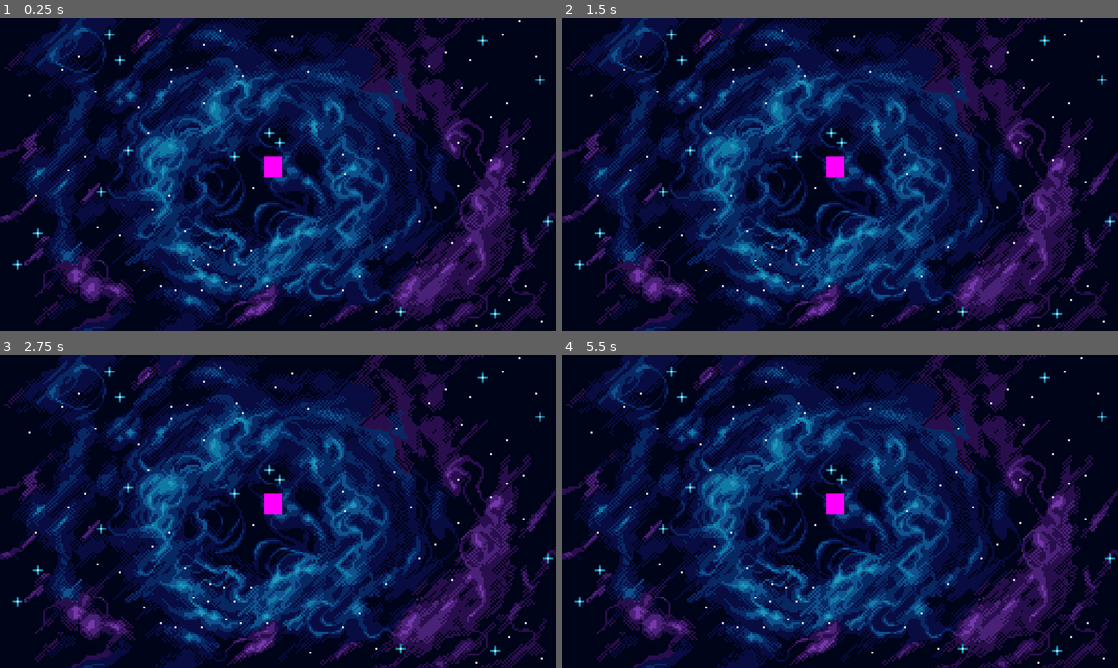
Above: before the commit, frames 1-4 (two rows, left to right).
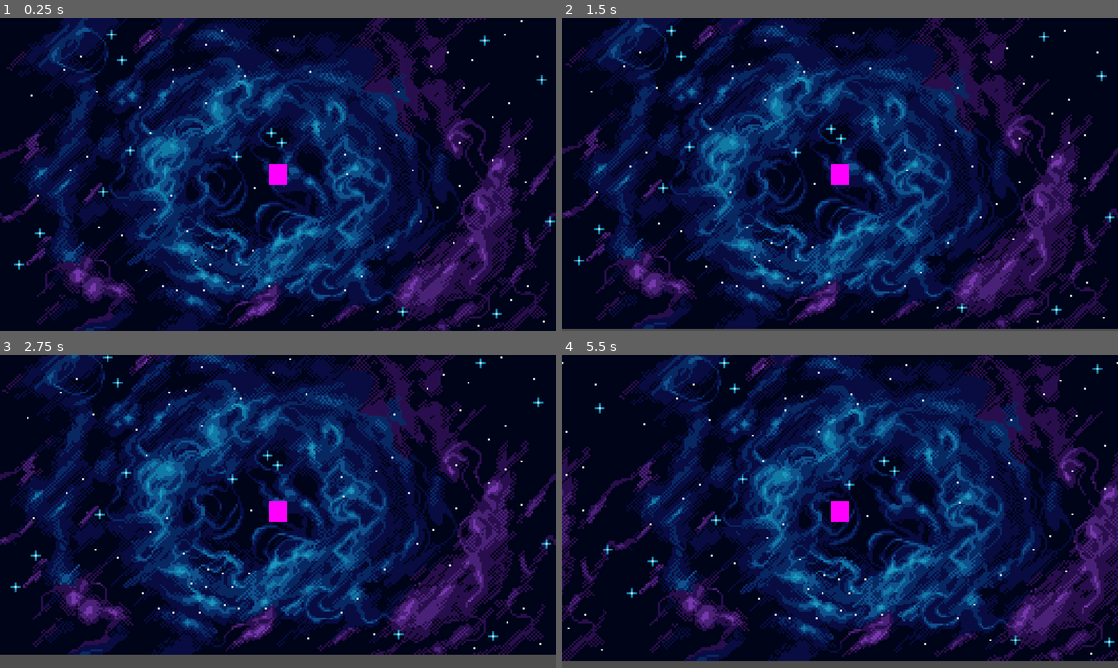
Above: after the commit, the same moments.

Repository: M-a-b-e-l/CISC2540---2D-Game-group-6
Game: Godot game, scene res://Scenes/MiniGame3.tscn
Same seed, same stepped clock (60 frames per second), same inputs: the game is played once before the commit and once after it. This scene is started directly instead of the project's main scene.
Inputs:
- Up to frame 1 (0.25 s): no input
- Up to frame 2 (1.5 s): hold Right (ui_right) 0.53-1.28 s; hold Down (ui_down) from 1.28 s (still down)
- Up to frame 3 (2.75 s): release Down (ui_down) at 2.03 s; hold Right (ui_right) from 2.03 s (still down)
- Up to frame 4 (5.5 s): release Right (ui_right) at 2.78 s; hold Up (ui_up) 2.78-3.53 s; hold Left (ui_left) 3.53-5.03 s; hold Down (ui_down) from 5.03 s (still down)

The runs differ from the first frame. In frame 1, 34% of the frame differs, in the area x 0-100%, y 0-100%; in frame 2, 36%; in frame 3, 55%; in frame 4, 66%.

Commit message:
Update MiniGame2.tscn

Diff:
--- a/group_6_2d_game/Scenes/MiniGame3.tscn
+++ b/group_6_2d_game/Scenes/MiniGame3.tscn
@@ -6,33 +6,37 @@
 [sub_resource type="PlaceholderTexture2D" id="PlaceholderTexture2D_j24r7"]
 
 [sub_resource type="CircleShape2D" id="CircleShape2D_l0l8n"]
-radius = 3.75402
+radius = 0.685789
 
 [node name="MiniGame2" type="Node2D"]
 
-[node name="Camera2D" type="Camera2D" parent="."]
-position = Vector2(577, 325)
-
-[node name="Node2D" type="Sprite2D" parent="Camera2D"]
-position = Vector2(-10, -15.5)
-scale = Vector2(38, 43)
-texture = SubResource("PlaceholderTexture2D_j24r7")
-
-[node name="CharacterBody2D" type="CharacterBody2D" parent="Camera2D/Node2D"]
-script = ExtResource("2_i25wp")
-
-[node name="CollisionShape2D" type="CollisionShape2D" parent="Camera2D/Node2D/CharacterBody2D"]
-position = Vector2(-3, 0)
-shape = SubResource("CircleShape2D_l0l8n")
-one_way_collision_margin = 5.0
-
-[node name="CanvasLayer" type="CanvasLayer" parent="."]
-layer = -1
+[node name="CanvasLayer" type="Node2D" parent="."]
+z_index = -1
+position = Vector2(0, 1)
 
 [node name="Parallax2D" type="Parallax2D" parent="CanvasLayer"]
+repeat_size = Vector2(1150, 0)
+autoscroll = Vector2(20, 50)
 
 [node name="TextureRect" type="TextureRect" parent="CanvasLayer/Parallax2D"]
 offset_right = 1155.0
 offset_bottom = 651.0
 texture = ExtResource("1_llb72")
 metadata/_edit_use_anchors_ = true
+
+[node name="CharacterBody2D" type="CharacterBody2D" parent="."]
+position = Vector2(577, 325)
+scale = Vector2(38, 43)
+script = ExtResource("2_i25wp")
+
+[node name="Camera2D" type="Camera2D" parent="CharacterBody2D"]
+z_index = 2
+scale = Vector2(0.0263158, 0.0232558)
+
+[node name="Node2D" type="Sprite2D" parent="CharacterBody2D"]
+texture = SubResource("PlaceholderTexture2D_j24r7")
+
+[node name="CollisionShape2D" type="CollisionShape2D" parent="CharacterBody2D"]
+position = Vector2(-4.76837e-07, 0.0116279)
+shape = SubResource("CircleShape2D_l0l8n")
+one_way_collision_margin = 5.0
